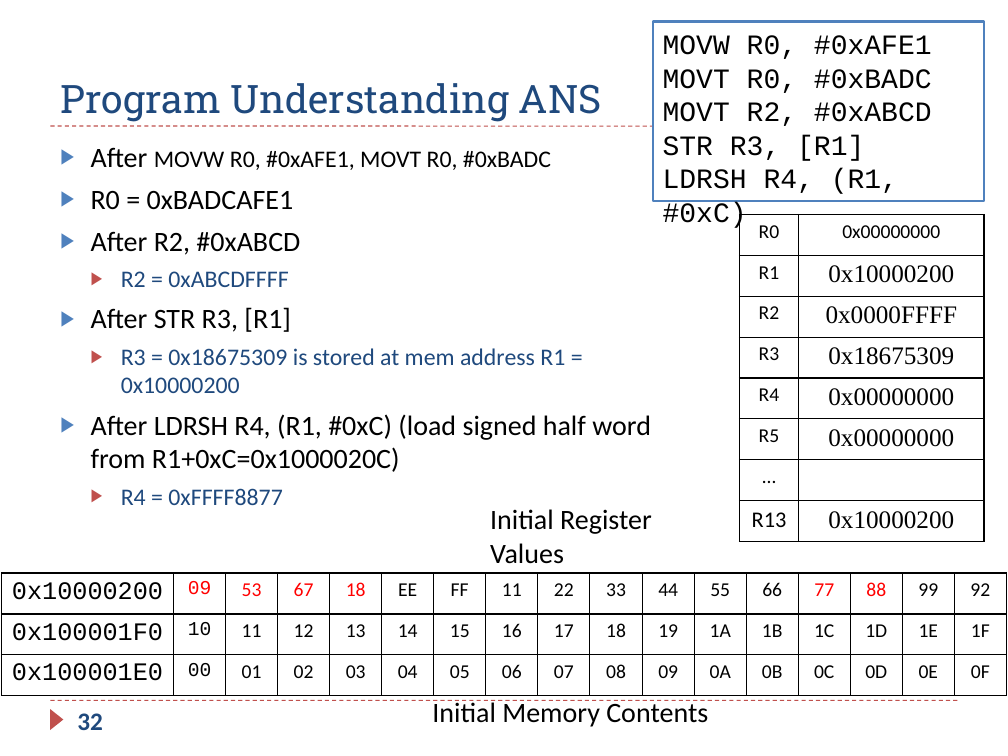
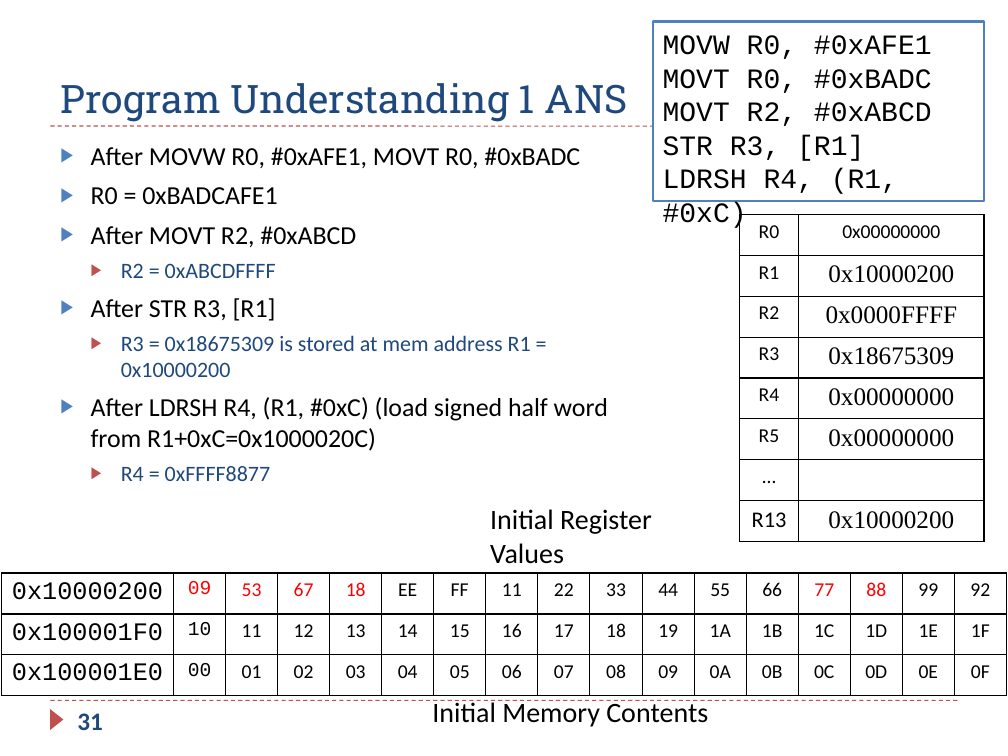
Before and after one commit to guhofstra/CSC111Fa25, a slide deck: slide 31 of PPTs/Ch5_ARM_Load_Store_Exercises_ANS.pptx (slide 32 before the commit). Drawn at 1008x756 pixels with LibreOffice and Linux fonts; fonts in the diff are those of the drawing. Boxes give left, top, right and bottom in pixels: in the first picture for what was removed or moved away, otherwise in the second. Text is boxed around its words. In the diff, an @@ line names an element or a change of style, - is before the commit and + after.

```diff
--- a/PPTs/Ch5_ARM_Load_Store_Exercises_ANS.pptx
+++ b/PPTs/Ch5_ARM_Load_Store_Exercises_ANS.pptx
@@ title at (60,83,628,122): text changed @@
-Program Understanding ANS
+Program Understanding 1 ANS
@@ text at (91,147,608,481): size 20 to 18.5 pt in "After", "R0 = 0xBADCAFE1", "After STR R3, [R1]", "After LDRSH R4, (R1, #0xC) (load signed ..."; size 17 to 18.5 pt in "MOVW R0, #0xAFE1, MOVT R0, #0xBADC"; size 17 to 15.7 pt in "R2 = 0xABCDFFFF", "R3 = 0x18675309 is stored at mem ...", "R4 = 0xFFFF8877" @@
@@ text at (91,226,356,247): text changed; size 20 to 18.5 pt @@
-▶ After R2, #0xABCD
+▶ After MOVT R2, #0xABCD
@@ page number at (77,713,103,730): text changed @@
-32
+31
```
Also in this commit, not shown: 22 other slides changed, 3 slides added, 1 slide removed, 3 other files.
